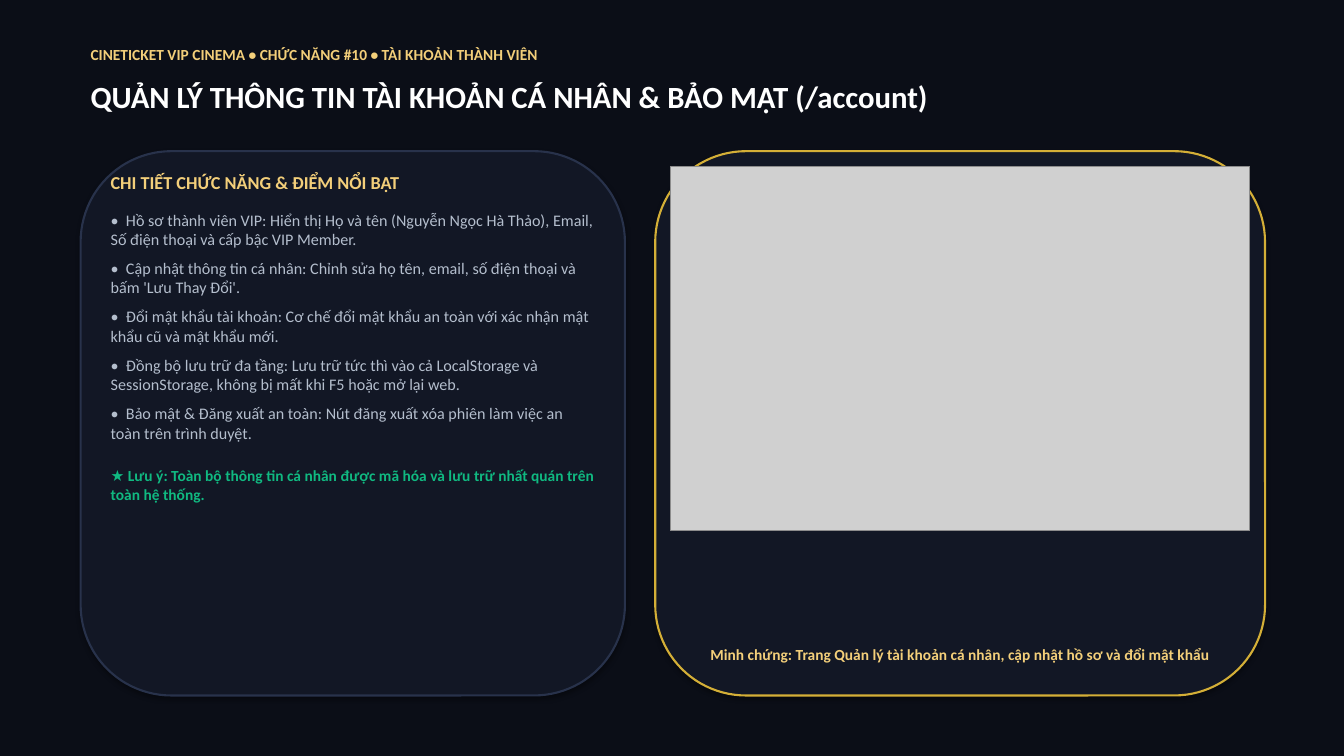
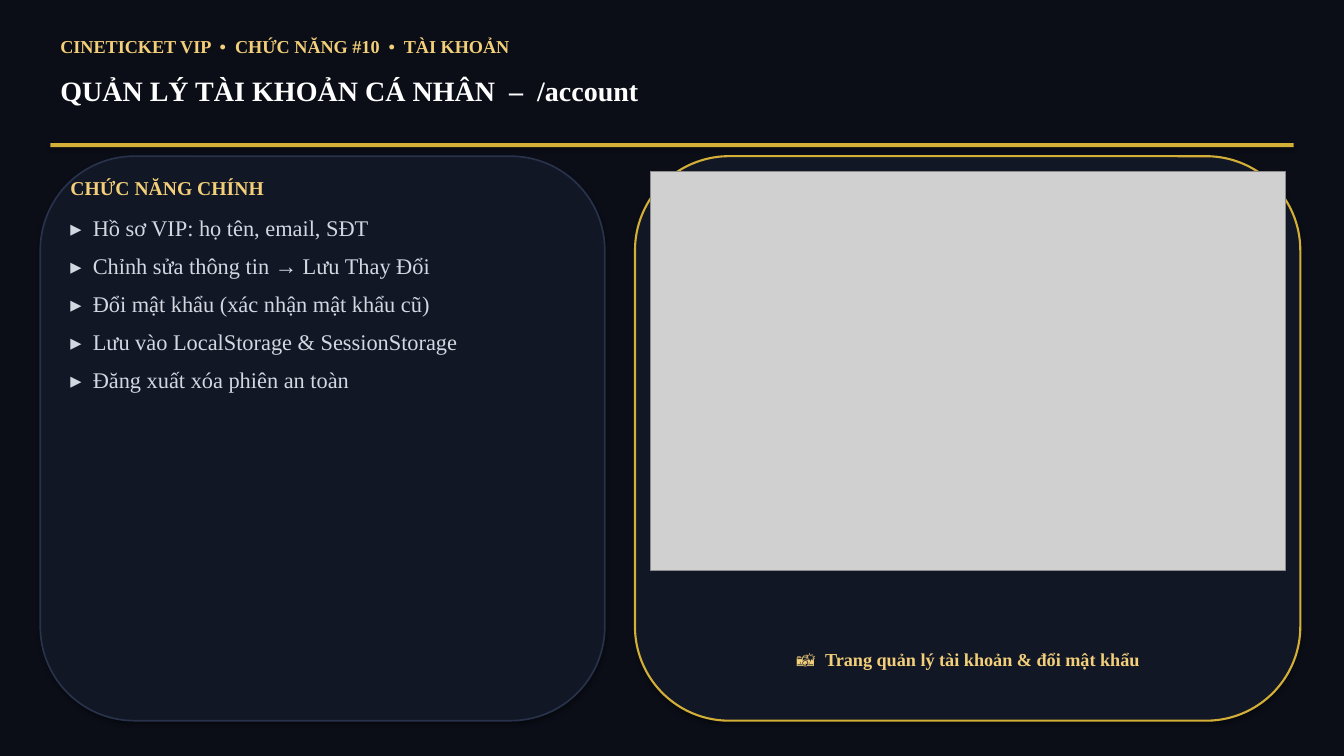
Before and after one commit to hathao109207-oss/hathao, a slide deck: slide 11 of BaoCao_ChucNang_CineTicket.pptx. Drawn at 1344x756 pixels with LibreOffice and Linux fonts; fonts in the diff are those of the drawing; grey boxes stand for pictures. Boxes give left, top, right and bottom in pixels: in the first picture for what was removed or moved away, otherwise in the second. Text is boxed around its words. In the diff, an @@ line names an element or a change of style, - is before the commit and + after.

Commit message:
style(pptx): font Times New Roman 16, noi dung rut gon theo tu khoa

```diff
--- a/BaoCao_ChucNang_CineTicket.pptx
+++ b/BaoCao_ChucNang_CineTicket.pptx
@@ text at (x1=60, y1=39, x2=510, y2=54): text changed; size 11 to 13 pt; font Calibri to Times New Roman @@
-CINETICKET VIP CINEMA • CHỨC NĂNG #10 • TÀI KHOẢN THÀNH VIÊN
+CINETICKET VIP • CHỨC NĂNG #10 • TÀI KHOẢN
@@ text at (x1=60, y1=80, x2=638, y2=106): text changed; size 22 to 20 pt; font Calibri to Times New Roman @@
-QUẢN LÝ THÔNG TIN TÀI KHOẢN CÁ NHÂN & BẢO MẬT (/account)
+QUẢN LÝ TÀI KHOẢN CÁ NHÂN – /account
@@ rectangle added at (x1=50, y1=143, x2=1294, y2=147), fill #D4AF37 @@
@@ rounded rectangle resized from (x1=81, y1=151, x2=625, y2=696) to (x1=40, y1=156, x2=605, y2=721) @@
@@ rounded rectangle at (x1=40, y1=156, x2=605, y2=721): outline #28324B 1.5 pt to #28324B 1.2 pt @@
@@ rounded rectangle resized from (x1=655, y1=151, x2=1265, y2=696) to (x1=635, y1=156, x2=1301, y2=721) @@
@@ picture resized from (x1=670, y1=166, x2=1250, y2=530) to (x1=650, y1=171, x2=1286, y2=571) @@
@@ text at (x1=70, y1=180, x2=457, y2=393): text changed; size 11.5 to 16 pt; font Calibri to Times New Roman; text colour #B4BECD to #D2D7E1 @@
-CHI TIẾT CHỨC NĂNG & ĐIỂM NỔI BẬT
-• Hồ sơ thành viên VIP: Hiển thị Họ và tên (Nguyễn Ngọc Hà Thảo), Email, Số điện thoại và cấp bậc VIP Member.
-• Cập nhật thông tin cá nhân: Chỉnh sửa họ tên, email, số điện thoại và bấm 'Lưu Thay Đổi'.
-• Đổi mật khẩu tài khoản: Cơ chế đổi mật khẩu an toàn với xác nhận mật khẩu cũ và mật khẩu mới.
-• Đồng bộ lưu trữ đa tầng: Lưu trữ tức thì vào cả LocalStorage và SessionStorage, không bị mất khi F5 hoặc mở lại web.
-• Bảo mật & Đăng xuất an toàn: Nút đăng xuất xóa phiên làm việc an toàn trên trình duyệt.
-★ Lưu ý: Toàn bộ thông tin cá nhân được mã hóa và lưu trữ nhất quán trên toàn hệ thống.
+CHỨC NĂNG CHÍNH
+▸ Hồ sơ VIP: họ tên, email, SĐT
+▸ Chỉnh sửa thông tin → Lưu Thay Đổi
+▸ Đổi mật khẩu (xác nhận mật khẩu cũ)
+▸ Lưu vào LocalStorage & SessionStorage
+▸ Đăng xuất xóa phiên an toàn
@@ text at (x1=825, y1=652, x2=1139, y2=670): text changed; size 11 to 13 pt; font Calibri to Times New Roman @@
-Minh chứng: Trang Quản lý tài khoản cá nhân, cập nhật hồ sơ và đổi mật khẩu
+📸 Trang quản lý tài khoản & đổi mật khẩu
```
Also in this commit, not shown: 15 other slides changed, 1 other file.
